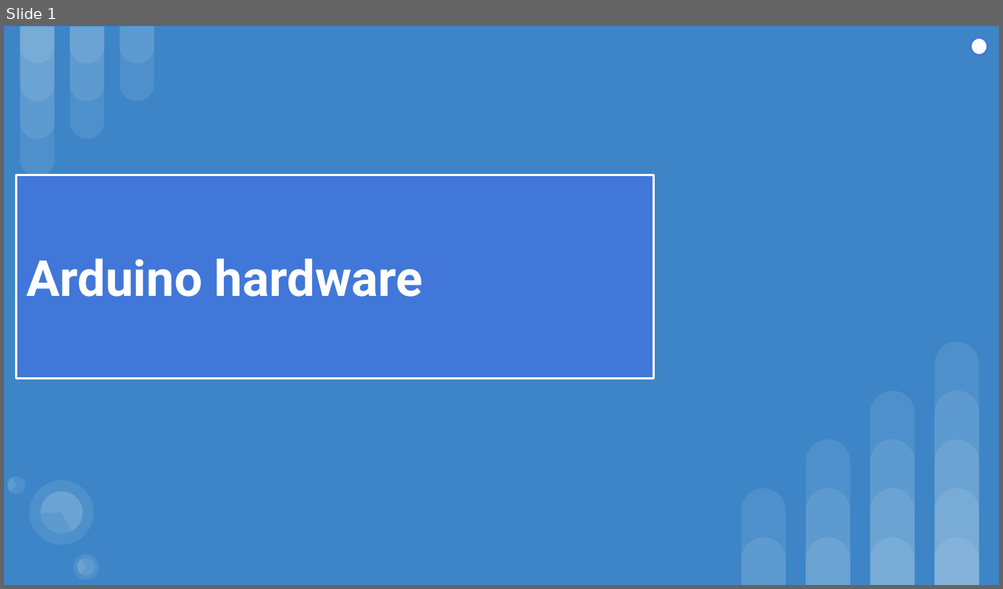
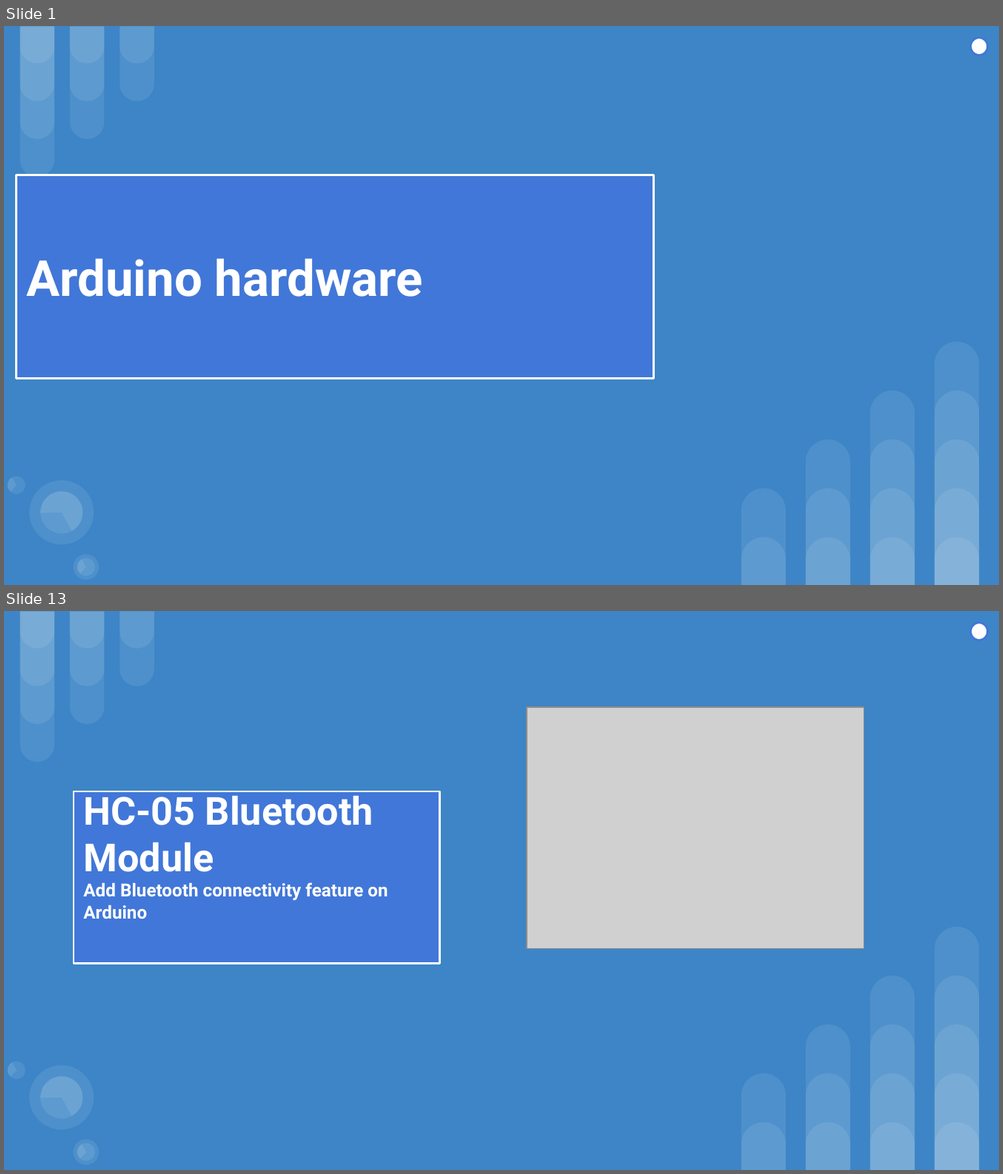
Before and after one commit to sajinamatya/Fake_news-classification, a slide deck: New.pptx. Shown one above the other, each under a label of ours: slide 1 before the commit, slides 1 and 13 after it; the slides between them are not shown. The pictures are 1003x589 and 1003x1174 pixels, drawn with LibreOffice and Linux fonts; fonts in the diff are those of the drawing; grey boxes stand for pictures. Boxes give left, top, right and bottom in pixels: in the first picture for what was removed or moved away, otherwise in the second. Text is boxed around its words. In the diff, an @@ line names an element or a change of style, - is before the commit and + after.

```diff
--- a/New.pptx
+++ b/New.pptx
@@ slide 13 added at bbox=[4, 611, 999, 1170], background #3D85C6; not listed: 23 template elements that a slide beside it also shows @@
@@ ellipse added at bbox=[970, 623, 987, 641], fill #FFFFFF, outline #4177D8 1.5 pt @@
@@ picture added at bbox=[526, 707, 863, 949] @@
@@ rectangle added at bbox=[74, 792, 440, 964], fill #4177D8, outline #FFFFFF 1.5 pt, 13 pt, text #FFFFFF, bold @@
+HC-05 Bluetooth Module
+Add Bluetooth connectivity feature on Arduino
@@ group added at bbox=[5, 1053, 106, 1170]: 5 ellipses, 3 pie slice (boxed as its full ellipse)s @@
```
Also in this commit, not shown: 8 slides changed, 5 other slides added, 1 slide removed.
